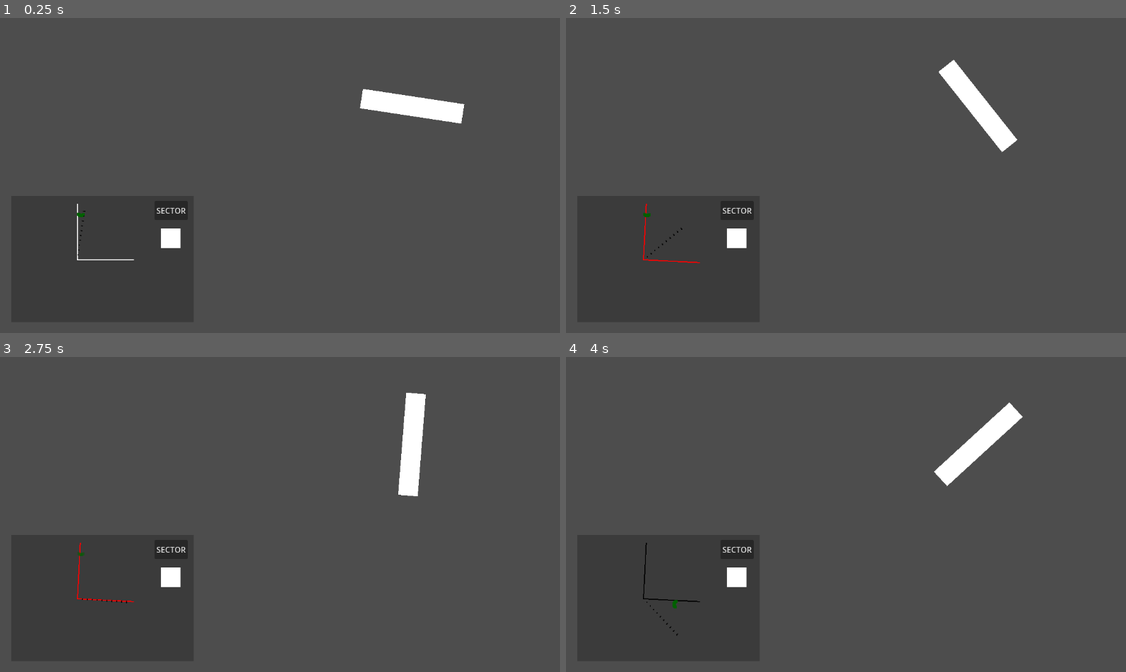
Above: before the commit, frames 1-4 (two rows, left to right).
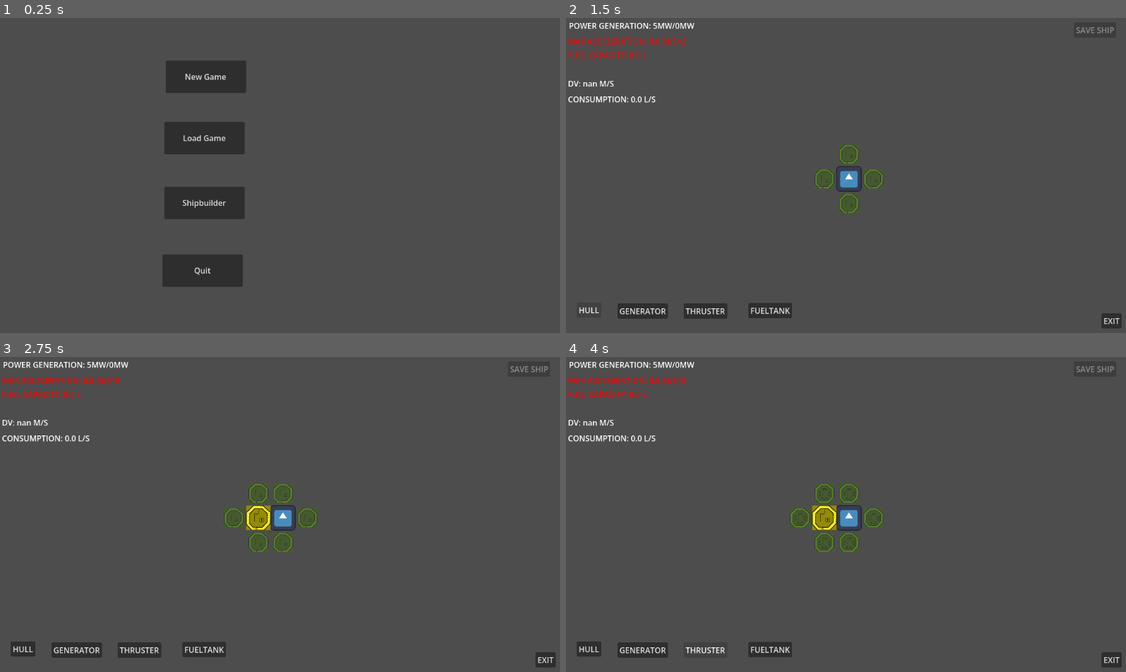
Above: after the commit, the same moments.

Repository: Ciken-taste/modular-ship-game
Game: Godot game, scene res://mainmenu/main_menu.tscn
Two runs of this game, one before a commit and one after it. Both use one fixed random seed, a clock stepped at 60 frames per second and the inputs below. Before the commit the project starts from res://radar_test_scene.tscn. The engine's default icon, where the game draws it, is replaced by a stand-in: a white triangle on a blue panel in a dark square.
Inputs (mouse positions are in pixels of both pictures, inside the frame that each line leads up to):
- Up to frame 1 (0.25 s): no input
- Up to frame 2 (1.5 s): click (739, 210) at 0.5 s, where only the run before the commit has a clickable "SECTOR"; click (588, 310) at 1.25 s, where only the run after the commit has a clickable "HULL"
- Up to frame 3 (2.75 s): click (257, 517) at 2.02 s
- Up to frame 4 (4 s): click "SECTOR" (after the commit: "GENERATOR") at 2.75 s; click (706, 649) at 3.5 s, where only the run after the commit has a clickable "THRUSTER"

The runs differ from the first frame. In frame 1, 6.5% of the frame differs, in the area x 13-83%, y 13-86%; in frame 2, 4.5%; in frame 3, 5.2%; in frame 4, 5.2%.

Commit message:
finished basic radar

Diff:
--- /dev/null
+++ b/Shippartscenes/cockpit.tscn
@@ -0,0 +1,23 @@
+[gd_scene format=3 uid="uid://ceidsrcqypjeb"]
+
+[ext_resource type="Texture2D" uid="uid://b8wb0smlrft56" path="res://Sprites/shipparts/cockpit.png" id="1_bhhkq"]
+
+[sub_resource type="RectangleShape2D" id="RectangleShape2D_86dc7"]
+size = Vector2(80, 82)
+
+[sub_resource type="RectangleShape2D" id="RectangleShape2D_8iv2c"]
+size = Vector2(97, 98)
+
+[node name="Cockpit" type="StaticBody2D" unique_id=484806572]
+
+[node name="Sprite2D" type="Sprite2D" parent="." unique_id=1971550520]
+texture = ExtResource("1_bhhkq")
+
+[node name="CollisionShape2D" type="CollisionShape2D" parent="." unique_id=587493154]
+shape = SubResource("RectangleShape2D_86dc7")
+
+[node name="Area2D" type="Area2D" parent="." unique_id=1135018217]
+
+[node name="CollisionShape2D" type="CollisionShape2D" parent="Area2D" unique_id=697823438]
+position = Vector2(0.5, 0)
+shape = SubResource("RectangleShape2D_8iv2c")
--- /dev/null
+++ b/Shippartscenes/fueltank.tscn
@@ -0,0 +1,23 @@
+[gd_scene format=3 uid="uid://cya6qn02qn76i"]
+
+[ext_resource type="Texture2D" uid="uid://dpoabsv714053" path="res://Sprites/shipparts/fueltank.png" id="1_7ou57"]
+
+[sub_resource type="RectangleShape2D" id="RectangleShape2D_86dc7"]
+size = Vector2(80, 82)
+
+[sub_resource type="RectangleShape2D" id="RectangleShape2D_8iv2c"]
+size = Vector2(97, 98)
+
+[node name="Fueltank" type="StaticBody2D" unique_id=1120546678]
+
+[node name="Sprite2D" type="Sprite2D" parent="." unique_id=1772508540]
+texture = ExtResource("1_7ou57")
+
+[node name="CollisionShape2D" type="CollisionShape2D" parent="." unique_id=112984401]
+shape = SubResource("RectangleShape2D_86dc7")
+
+[node name="Area2D" type="Area2D" parent="." unique_id=297663173]
+
+[node name="CollisionShape2D" type="CollisionShape2D" parent="Area2D" unique_id=634001751]
+position = Vector2(0.5, 0)
+shape = SubResource("RectangleShape2D_8iv2c")
--- /dev/null
+++ b/Shippartscenes/generator.tscn
@@ -0,0 +1,23 @@
+[gd_scene format=3 uid="uid://dxukpnx81wtfa"]
+
+[ext_resource type="Texture2D" uid="uid://v1n1gxrmnvew" path="res://Sprites/shipparts/generator.png" id="1_yybav"]
+
+[sub_resource type="RectangleShape2D" id="RectangleShape2D_86dc7"]
+size = Vector2(80, 82)
+
+[sub_resource type="RectangleShape2D" id="RectangleShape2D_8iv2c"]
+size = Vector2(97, 98)
+
+[node name="Generator" type="StaticBody2D" unique_id=865506455]
+
+[node name="Sprite2D" type="Sprite2D" parent="." unique_id=2124647033]
+texture = ExtResource("1_yybav")
+
+[node name="CollisionShape2D" type="CollisionShape2D" parent="." unique_id=694803671]
+shape = SubResource("RectangleShape2D_86dc7")
+
+[node name="Area2D" type="Area2D" parent="." unique_id=94469610]
+
+[node name="CollisionShape2D" type="CollisionShape2D" parent="Area2D" unique_id=1369806862]
+position = Vector2(0.5, 0)
+shape = SubResource("RectangleShape2D_8iv2c")
--- /dev/null
+++ b/Shippartscenes/hull.tscn
@@ -0,0 +1,23 @@
+[gd_scene format=3 uid="uid://onvrh6my5l0s"]
+
+[ext_resource type="Texture2D" uid="uid://dgwk34bhmqeov" path="res://Sprites/shipparts/hull.png" id="1_2qhhq"]
+
+[sub_resource type="RectangleShape2D" id="RectangleShape2D_86dc7"]
+size = Vector2(80, 82)
+
+[sub_resource type="RectangleShape2D" id="RectangleShape2D_8iv2c"]
+size = Vector2(97, 98)
+
+[node name="Hull" type="StaticBody2D" unique_id=683853646]
+
+[node name="Sprite2D" type="Sprite2D" parent="." unique_id=231155651]
+texture = ExtResource("1_2qhhq")
+
+[node name="CollisionShape2D" type="CollisionShape2D" parent="." unique_id=2103788524]
+shape = SubResource("RectangleShape2D_86dc7")
+
+[node name="Area2D" type="Area2D" parent="." unique_id=1429163981]
+
+[node name="CollisionShape2D" type="CollisionShape2D" parent="Area2D" unique_id=408989248]
+position = Vector2(0.5, 0)
+shape = SubResource("RectangleShape2D_8iv2c")
--- /dev/null
+++ b/Shippartscenes/thruster.tscn
@@ -0,0 +1,23 @@
+[gd_scene format=3 uid="uid://dja812assno3m"]
+
+[ext_resource type="Texture2D" uid="uid://bwf4otaitkgli" path="res://Sprites/shipparts/thruster.png" id="1_hnbbr"]
+
+[sub_resource type="RectangleShape2D" id="RectangleShape2D_86dc7"]
+size = Vector2(80, 82)
+
+[sub_resource type="RectangleShape2D" id="RectangleShape2D_8iv2c"]
+size = Vector2(97, 98)
+
+[node name="Thruster" type="StaticBody2D" unique_id=1084605732]
+
+[node name="Sprite2D" type="Sprite2D" parent="." unique_id=1747203759]
+texture = ExtResource("1_hnbbr")
+
+[node name="CollisionShape2D" type="CollisionShape2D" parent="." unique_id=487612999]
+shape = SubResource("RectangleShape2D_86dc7")
+
+[node name="Area2D" type="Area2D" parent="." unique_id=2078317930]
+
+[node name="CollisionShape2D" type="CollisionShape2D" parent="Area2D" unique_id=1144555036]
+position = Vector2(0.5, 0)
+shape = SubResource("RectangleShape2D_8iv2c")
--- a/global.gd
+++ b/global.gd
@@ -1,2 +1,4 @@
+extends Node
+
 
 var selected_ship : String = ""
--- a/mainmenu/main_menu.gd
+++ b/mainmenu/main_menu.gd
@@ -2,6 +2,8 @@
 
 @onready var new_game_menu := ($ChooseShip as Control)
 @onready var ship_selector := ($ChooseShip/OptionButton as OptionButton)
+
+@onready var vars = get_node("/root/global")
 
 func _ready() -> void:
 	get_saves()
@@ -63,5 +65,5 @@
 
 
 func _on_start_pressed() -> void:
-	ship_selector.get_item_text(ship_selector.selected)
+	vars.selected_ship = ship_selector.get_item_text(ship_selector.selected)
 	get_tree().change_scene_to_file("res://world.tscn")
--- /dev/null
+++ b/player.gd
@@ -0,0 +1,33 @@
+extends Node2D
+
+@onready var vars = get_node("/root/global")
+@onready var camera := ($Camera2D as Camera2D)
+var player_ship : Array = []
+
+func _ready() -> void:
+	var save_file = FileAccess.open("user://ships/" + vars.selected_ship, FileAccess.READ)
+	while save_file.get_position() < save_file.get_length():
+		var json_string = save_file.get_line()
+		var json = JSON.new()
+		var parse_result = json.parse(json_string)
+		if not parse_result == OK:
+			print("JSON Parse Error: ", json.get_error_message(), " in ", json_string, " at line ", json.get_error_line())
+			continue
+		player_ship = json.data["ship"]
+		spawn_ship(player_ship)
+
+
+func spawn_ship(ship : Array) -> void:
+	var x : int = 0
+	while x < len(ship):
+		var y : int = 0
+		while y < len(ship):
+			if ship[x][y] != "0":
+				var new_hull = load("res://shippartscenes/"+ ship[x][y] +".tscn").instantiate()
+				new_hull.position = Vector2(x, y) * 100
+				add_child(new_hull)
+				if ship[x][y] == "cockpit":
+					camera.position = Vector2(x, y) * 100
+
+			y += 1
+		x += 1
--- /dev/null
+++ b/player.tscn
@@ -0,0 +1,11 @@
+[gd_scene format=3 uid="uid://m8lwaoenjae5"]
+
+[ext_resource type="Script" uid="uid://c3spf41kfqy83" path="res://player.gd" id="1_4flbx"]
+
+[node name="Player" type="Node2D" unique_id=1962606307]
+script = ExtResource("1_4flbx")
+
+[node name="Camera2D" type="Camera2D" parent="." unique_id=522730554]
+zoom = Vector2(0.415, 0.415)
+
+[node name="Hull" type="Node2D" parent="." unique_id=2094113755]
--- a/project.godot
+++ b/project.godot
@@ -15,10 +15,27 @@
 [application]
 
 config/name="Spaceship"
-run/main_scene="uid://bay6wuvf4cgsq"
+run/main_scene="uid://5atq6m51yiw2"
 config/features=PackedStringArray("4.6", "Forward Plus")
 config/icon="res://icon.svg"
+
+[autoload]
+
+global="*uid://khirgl663xf"
 
 [display]
 
 window/stretch/mode="viewport"
+
+[input]
+
+zoom_in={
+"deadzone": 0.2,
+"events": [Object(InputEventKey,"resource_local_to_scene":false,"resource_name":"","device":-1,"window_id":0,"alt_pressed":false,"shift_pressed":false,"ctrl_pressed":false,"meta_pressed":false,"pressed":false,"keycode":0,"physical_keycode":82,"key_label":0,"unicode":114,"location":0,"echo":false,"script":null)
+]
+}
+zoom_out={
+"deadzone": 0.2,
+"events": [Object(InputEventKey,"resource_local_to_scene":false,"resource_name":"","device":-1,"window_id":0,"alt_pressed":false,"shift_pressed":false,"ctrl_pressed":false,"meta_pressed":false,"pressed":false,"keycode":0,"physical_keycode":70,"key_label":0,"unicode":102,"location":0,"echo":false,"script":null)
+]
+}
--- a/radar_dot.tscn
+++ b/sensors/radar/radar_dot.tscn
@@ -1,6 +1,6 @@
 [gd_scene format=3 uid="uid://dmlxo3blb34u8"]
 
-[ext_resource type="Script" uid="uid://de06i57o4ub1r" path="res://radar_dot.gd" id="1_cfdxd"]
+[ext_resource type="Script" uid="uid://de06i57o4ub1r" path="res://sensors/radar/radar_dot.gd" id="1_cfdxd"]
 
 [node name="RadarDot" type="Node2D" unique_id=1144177443]
 script = ExtResource("1_cfdxd")
--- a/radar_system.gd
+++ b/sensors/radar/radar_system.gd
@@ -13,6 +13,7 @@
 var hovering_sector : bool = false
 var sector_enabled : bool = false
 var sector : float = 0.05
+var sector_width : float = PI/2
 
 var dish_speed : float = 0.01
 
@@ -25,7 +26,7 @@
 	var x : int = 0
 	while x < 10:
 		x += 1
-		var new_dot = preload("res://range_dot.tscn").instantiate()
+		var new_dot = preload("res://sensors/radar/range_dot.tscn").instantiate()
 		new_dot.global_position = display.global_position - Vector2(sin(-dish.rotation), cos(-dish.rotation)) * 10 * x
 		add_child(new_dot)
 
@@ -34,7 +35,7 @@
 		# 1 = radar_size away
 		var collision_pos : Vector2 = (ray.get_collision_point() - dish.global_position) / (radar_size / 10)
 		print(collision_pos)
-		var new_dot = preload("res://radar_dot.tscn").instantiate()
+		var new_dot = preload("res://sensors/radar/radar_dot.tscn").instantiate()
 		new_dot.global_position = display.global_position + collision_pos * 10
 		add_child(new_dot)
 
@@ -46,7 +47,7 @@
 		if sector < -2*PI: sector = 0
 		var dish_angle : float = dish.rotation - floor(dish.rotation / (4*PI)) * 4 * PI
 		dish_angle = remap(dish_angle, 0, 4*PI, -2*PI, 2*PI)
-		if dish_angle > sector + PI/2:
+		if dish_angle > sector + sector_width:
 			dish_speed = abs(dish_speed)
 			dish_speed *= -1
 		if dish_angle < sector:
@@ -59,12 +60,12 @@
 
 		if event.button_index == MOUSE_BUTTON_WHEEL_UP:
 			if hovering_sector:
-				sector -= 0.1
-				scroll.rotation -= 0.1
+				sector -= 0.05
+				scroll.rotation -= 0.05
 		elif event.button_index == MOUSE_BUTTON_WHEEL_DOWN:
 			if hovering_sector:
-				sector += 0.1
-				scroll.rotation += 0.1
+				sector += 0.05
+				scroll.rotation += 0.05
 		sector_indicator.rotation = sector
 
 
@@ -78,7 +79,19 @@
 
 func _on_button_pressed() -> void:
 	sector_enabled = not sector_enabled
+	dish_speed = abs(dish_speed)
 	if sector_enabled:
 		sector_indicator.modulate = Color(1, 0, 0)
 	else:
 		sector_indicator.modulate = Color(0, 0, 0)
+
+
+func _on_angle_slider_value_changed(value: float) -> void:
+	sector_width = remap(value, 0, 100, PI/10, PI)
+	($Display/Sector/ColorRect2 as ColorRect).rotation = sector_width - PI/2
+
+
+
+func _on_speed_slider_value_changed(value: float) -> void:
+	var dish_rot = dish_speed / abs(dish_speed)
+	dish_speed = value * dish_rot
--- a/range_dot.tscn
+++ b/sensors/radar/range_dot.tscn
@@ -1,6 +1,6 @@
 [gd_scene format=3 uid="uid://6tw7ik86bdfo"]
 
-[ext_resource type="Script" uid="uid://drp82x7fn5ccv" path="res://range_dot.gd" id="1_umkic"]
+[ext_resource type="Script" uid="uid://drp82x7fn5ccv" path="res://sensors/radar/range_dot.gd" id="1_umkic"]
 
 [node name="RangeDot" type="Node2D" unique_id=1144177443]
 script = ExtResource("1_umkic")
--- a/shipbuilder/shipbuilder.gd
+++ b/shipbuilder/shipbuilder.gd
@@ -1,4 +1,4 @@
-extends Node2D
+extends Control
 
 @onready var pgeneration_label := ($Camera2D/PowerGeneration as Label)
 @onready var acceleration_label := ($Camera2D/MaxAcceleration as Label)
--- a/shipbuilder/shipbuilder.tscn
+++ b/shipbuilder/shipbuilder.tscn
@@ -5,8 +5,15 @@
 [ext_resource type="Script" uid="uid://gcwh0ke7l05y" path="res://shipbuilder/camera_2d.gd" id="3_v710s"]
 [ext_resource type="Script" uid="uid://b8m4x0d8g8bb3" path="res://shipbuilder/savemenu.gd" id="4_x73uu"]
 
-[node name="Shipbuilder" type="Node2D" unique_id=760432318]
+[node name="Shipbuilder" type="Control" unique_id=28850609]
+layout_mode = 3
+anchors_preset = 15
+anchor_right = 1.0
+anchor_bottom = 1.0
+grow_horizontal = 2
+grow_vertical = 2
 script = ExtResource("1_spspl")
+metadata/_edit_use_anchors_ = true
 
 [node name="Ghostblocks" type="Node" parent="." unique_id=1291956008]
 
@@ -16,78 +23,138 @@
 texture = ExtResource("2_v710s")
 
 [node name="Camera2D" type="Camera2D" parent="." unique_id=840200900]
-position = Vector2(2408, 2567)
+position = Vector2(2499, 2496)
 script = ExtResource("3_v710s")
 
 [node name="Hull" type="Button" parent="Camera2D" unique_id=1308914914]
-offset_left = -547.0
-offset_top = 264.0
-offset_right = -497.0
-offset_bottom = 295.0
+anchors_preset = -1
+anchor_left = 0.019097222
+anchor_top = 0.89660496
+anchor_right = 0.0625
+anchor_bottom = 0.9444444
+offset_left = -554.0
+offset_top = 256.00006
+offset_right = -504.0
+offset_bottom = 287.00006
 text = "HULL"
+metadata/_edit_use_anchors_ = true
 
 [node name="Generator" type="Button" parent="Camera2D" unique_id=1433509448]
-offset_left = -464.0
-offset_top = 266.0
-offset_right = -361.0
-offset_bottom = 297.0
+anchors_preset = -1
+anchor_left = 0.091145836
+anchor_top = 0.89969134
+anchor_right = 0.18055555
+anchor_bottom = 0.94753087
+offset_left = -471.0
+offset_top = 258.00006
+offset_right = -368.0
+offset_bottom = 289.00006
 text = "GENERATOR"
+metadata/_edit_use_anchors_ = true
 
 [node name="Thruster" type="Button" parent="Camera2D" unique_id=97184763]
-offset_left = -329.0
-offset_top = 266.0
-offset_right = -254.0
-offset_bottom = 297.0
+anchors_preset = -1
+anchor_left = 0.20833333
+anchor_top = 0.89969134
+anchor_right = 0.2855903
+anchor_bottom = 0.94753087
+offset_left = -336.0
+offset_top = 258.00006
+offset_right = -247.0
+offset_bottom = 289.00006
 text = "THRUSTER"
+metadata/_edit_use_anchors_ = true
 
 [node name="Fueltank" type="Button" parent="Camera2D" unique_id=1882884458]
-offset_left = -197.0
-offset_top = 265.0
-offset_right = -108.0
-offset_bottom = 296.0
+anchors_preset = -1
+anchor_left = 0.32291666
+anchor_top = 0.8981481
+anchor_right = 0.4001736
+anchor_bottom = 0.94598764
+offset_left = -204.0
+offset_top = 257.00006
+offset_right = -115.0
+offset_bottom = 288.00006
 text = "FUELTANK"
+metadata/_edit_use_anchors_ = true
 
 [node name="PowerGeneration" type="Label" parent="Camera2D" unique_id=1368250137]
-offset_left = -563.0
-offset_top = -312.0
-offset_right = -380.0
-offset_bottom = -289.0
+anchors_preset = -1
+anchor_left = 0.0052083335
+anchor_top = 0.0077160494
+anchor_right = 0.19184028
+anchor_bottom = 0.043209877
+offset_left = -570.0
+offset_top = -320.0
+offset_right = -355.0
+offset_bottom = -297.0
 text = "POWER GENERATION: 0 MW"
+metadata/_edit_use_anchors_ = true
 
 [node name="MaxAcceleration" type="Label" parent="Camera2D" unique_id=1964076750]
-offset_left = -565.0
-offset_top = -280.0
-offset_right = -325.0
-offset_bottom = -257.0
+anchors_preset = -1
+anchor_left = 0.0034722222
+anchor_top = 0.057098765
+anchor_right = 0.21180555
+anchor_bottom = 0.09259259
+offset_left = -572.0
+offset_top = -288.0
+offset_right = -341.0
+offset_bottom = -265.0
 text = "MAX ACCELERATION: 0 M/S^2 "
+metadata/_edit_use_anchors_ = true
 
 [node name="Range" type="Label" parent="Camera2D" unique_id=268592247]
-offset_left = -565.0
-offset_top = -194.0
-offset_right = -468.0
-offset_bottom = -171.0
+anchors_preset = -1
+anchor_left = 0.0034722222
+anchor_top = 0.18981482
+anchor_right = 0.08767361
+anchor_bottom = 0.22530864
+offset_left = -572.0
+offset_top = -202.0
+offset_right = -498.0
+offset_bottom = -179.0
 text = "DV: 0 M/S"
+metadata/_edit_use_anchors_ = true
 
 [node name="FuelCapacity" type="Label" parent="Camera2D" unique_id=1642546109]
-offset_left = -565.0
-offset_top = -252.0
-offset_right = -393.0
-offset_bottom = -229.0
+anchors_preset = -1
+anchor_left = 0.0034722222
+anchor_top = 0.10030864
+anchor_right = 0.15277778
+anchor_bottom = 0.13580246
+offset_left = -572.0
+offset_top = -260.0
+offset_right = -424.0
+offset_bottom = -237.0
 text = "FUEL CAPACITY: 0 L"
+metadata/_edit_use_anchors_ = true
 
 [node name="FuelConsumption" type="Label" parent="Camera2D" unique_id=1858091404]
-offset_left = -565.0
-offset_top = -162.0
-offset_right = -399.0
-offset_bottom = -139.0
+anchors_preset = -1
+anchor_left = 0.0034722222
+anchor_top = 0.23919754
+anchor_right = 0.14756945
+anchor_bottom = 0.27469134
+offset_left = -572.0
+offset_top = -169.99998
+offset_right = -406.0
+offset_bottom = -146.99998
 text = "CONSUMPTION: 0 L/S"
+metadata/_edit_use_anchors_ = true
 
 [node name="SaveButton" type="Button" parent="Camera2D" unique_id=1180525544]
-offset_left = 467.0
-offset_top = -307.0
-offset_right = 553.0
-offset_bottom = -276.0
+anchors_preset = -1
+anchor_left = 0.8993056
+anchor_top = 0.015432099
+anchor_right = 0.9739583
+anchor_bottom = 0.063271604
+offset_left = 460.0
+offset_top = -315.0
+offset_right = 546.0
+offset_bottom = -284.0
 text = "SAVE SHIP"
+metadata/_edit_use_anchors_ = true
 
 [node name="Savemenu" type="Control" parent="Camera2D/SaveButton" unique_id=1223766691]
 layout_mode = 1
@@ -103,6 +170,7 @@
 offset_right = 341.0
 offset_bottom = 173.0
 color = Color(0, 0, 0, 0.3254902)
+metadata/_edit_use_anchors_ = true
 
 [node name="ConfirmSave" type="Button" parent="Camera2D/SaveButton/Savemenu" unique_id=211131652]
 layout_mode = 0
@@ -112,6 +180,7 @@
 offset_bottom = 164.0
 disabled = true
 text = "SAVE"
+metadata/_edit_use_anchors_ = true
 
 [node name="Cancelbutton" type="Button" parent="Camera2D/SaveButton/Savemenu" unique_id=424596169]
 layout_mode = 0
@@ -120,6 +189,7 @@
 offset_right = 126.0
 offset_bottom = 163.0
 text = "CANCEL"
+metadata/_edit_use_anchors_ = true
 
 [node name="Label" type="Label" parent="Camera2D/SaveButton/Savemenu" unique_id=351018526]
 layout_mode = 0
@@ -128,6 +198,7 @@
 offset_right = 159.0
 offset_bottom = 67.0
 text = "Name your ship:"
+metadata/_edit_use_anchors_ = true
 
 [node name="LineEdit" type="LineEdit" parent="Camera2D/SaveButton/Savemenu" unique_id=361333634]
 layout_mode = 0
@@ -136,21 +207,28 @@
 offset_right = 315.0
 offset_bottom = 74.0
 clear_button_enabled = true
+metadata/_edit_use_anchors_ = true
 
 [node name="ExitButton" type="Button" parent="Camera2D" unique_id=1152062192]
-offset_left = 523.0
-offset_top = 286.0
-offset_right = 564.0
-offset_bottom = 317.0
+anchors_preset = -1
+anchor_left = 0.9479167
+anchor_top = 0.9305556
+anchor_right = 0.9835069
+anchor_bottom = 0.97839504
+offset_left = 516.0
+offset_top = 278.00006
+offset_right = 557.0
+offset_bottom = 309.00006
 text = "EXIT"
+metadata/_edit_use_anchors_ = true
 
 [connection signal="pressed" from="Camera2D/Hull" to="." method="_on_hull_pressed"]
 [connection signal="pressed" from="Camera2D/Generator" to="." method="_on_button_pressed"]
 [connection signal="pressed" from="Camera2D/Thruster" to="." method="_on_thruster_pressed"]
 [connection signal="pressed" from="Camera2D/Fueltank" to="." method="_on_fueltank_pressed"]
 [connection signal="pressed" from="Camera2D/SaveButton" to="Camera2D/SaveButton/Savemenu" method="_on_save_button_pressed"]
+[connection signal="pressed" from="Camera2D/SaveButton/Savemenu/ConfirmSave" to="Camera2D/SaveButton/Savemenu" method="_on_confirm_save_pressed"]
 [connection signal="pressed" from="Camera2D/SaveButton/Savemenu/ConfirmSave" to="." method="_on_confirm_save_pressed"]
-[connection signal="pressed" from="Camera2D/SaveButton/Savemenu/ConfirmSave" to="Camera2D/SaveButton/Savemenu" method="_on_confirm_save_pressed"]
 [connection signal="pressed" from="Camera2D/SaveButton/Savemenu/Cancelbutton" to="Camera2D/SaveButton/Savemenu" method="_on_cancelbutton_pressed"]
 [connection signal="text_changed" from="Camera2D/SaveButton/Savemenu/LineEdit" to="Camera2D/SaveButton/Savemenu" method="_on_line_edit_text_changed"]
 [connection signal="pressed" from="Camera2D/ExitButton" to="." method="_on_exit_button_pressed"]
--- a/radar_test_scene.tscn
+++ b/testscenes/radar_test_scene.tscn
@@ -1,6 +1,6 @@
 [gd_scene format=3 uid="uid://bay6wuvf4cgsq"]
 
-[ext_resource type="Script" uid="uid://2nfg58sdmlie" path="res://radar_system.gd" id="1_y8x1c"]
+[ext_resource type="Script" uid="uid://2nfg58sdmlie" path="res://sensors/radar/radar_system.gd" id="1_yx4i7"]
 
 [sub_resource type="CircleShape2D" id="CircleShape2D_y8x1c"]
 radius = 29.068884
@@ -11,7 +11,7 @@
 [node name="RadarTestScene" type="Node2D" unique_id=1853523109]
 
 [node name="RadarSystem" type="Node2D" parent="." unique_id=792900306]
-script = ExtResource("1_y8x1c")
+script = ExtResource("1_yx4i7")
 
 [node name="RadarDish" type="Node2D" parent="RadarSystem" unique_id=18469059]
 position = Vector2(841, 179)
@@ -63,10 +63,44 @@
 offset_right = 1.0
 offset_bottom = 1.0
 
-[node name="ColorRect2" type="ColorRect" parent="RadarSystem/Display/Sector" unique_id=507000462]
-offset_top = -1.0
-offset_right = 115.0
-offset_bottom = 1.0
+[node name="ColorRect2" type="ColorRect" parent="RadarSystem/Display/Sector" unique_id=1502992167]
+offset_left = -1.0
+offset_top = 1.0
+offset_right = 114.00113
+offset_bottom = 3.0
+rotation = -1.5707964
+
+[node name="AngleSlider" type="VSlider" parent="RadarSystem/Display" unique_id=786191895]
+offset_left = 203.0
+offset_top = 14.0
+offset_right = 219.0
+offset_bottom = 120.0
+
+[node name="SpeedSlider" type="VSlider" parent="RadarSystem/Display" unique_id=696730877]
+offset_left = 168.0
+offset_top = 14.0
+offset_right = 184.0
+offset_bottom = 120.0
+min_value = 0.005
+max_value = 0.05
+step = 0.005
+value = 0.01
+
+[node name="Label" type="Label" parent="RadarSystem/Display" unique_id=131571414]
+offset_left = 151.00201
+offset_top = 105.000946
+offset_right = 200.00201
+offset_bottom = 128.00095
+rotation = -1.5708375
+text = "SPEED"
+
+[node name="Label2" type="Label" parent="RadarSystem/Display" unique_id=1850436901]
+offset_left = 186.0
+offset_top = 104.99997
+offset_right = 239.0
+offset_bottom = 127.99997
+rotation = -1.5708375
+text = "ANGLE"
 
 [node name="StaticBody2D2" type="StaticBody2D" parent="." unique_id=1345357772]
 position = Vector2(63404, 54274)
@@ -87,3 +121,5 @@
 [connection signal="pressed" from="RadarSystem/Display/Button" to="RadarSystem" method="_on_button_pressed"]
 [connection signal="mouse_entered" from="RadarSystem/Display/Scroll" to="RadarSystem" method="_on_area_2d_mouse_entered"]
 [connection signal="mouse_exited" from="RadarSystem/Display/Scroll" to="RadarSystem" method="_on_area_2d_mouse_exited"]
+[connection signal="value_changed" from="RadarSystem/Display/AngleSlider" to="RadarSystem" method="_on_angle_slider_value_changed"]
+[connection signal="value_changed" from="RadarSystem/Display/SpeedSlider" to="RadarSystem" method="_on_speed_slider_value_changed"]
--- a/world.tscn
+++ b/world.tscn
@@ -1,3 +1,7 @@
 [gd_scene format=3 uid="uid://cnlra2j1ifdee"]
 
+[ext_resource type="PackedScene" uid="uid://m8lwaoenjae5" path="res://player.tscn" id="1_f3sb7"]
+
 [node name="World" type="Node2D" unique_id=123497075]
+
+[node name="Player" parent="." unique_id=1962606307 instance=ExtResource("1_f3sb7")]
Binary file added: Sprites/shipparts/cockpit.png
Not shown, added: Sprites/shipparts/cockpit.png.import
Not shown, added: player.gd.uid
Renamed: radar_dot.gd -> sensors/radar/radar_dot.gd
Renamed: radar_dot.gd.uid -> sensors/radar/radar_dot.gd.uid
Renamed: radar_system.gd.uid -> sensors/radar/radar_system.gd.uid
Renamed: range_dot.gd -> sensors/radar/range_dot.gd
Renamed: range_dot.gd.uid -> sensors/radar/range_dot.gd.uid
